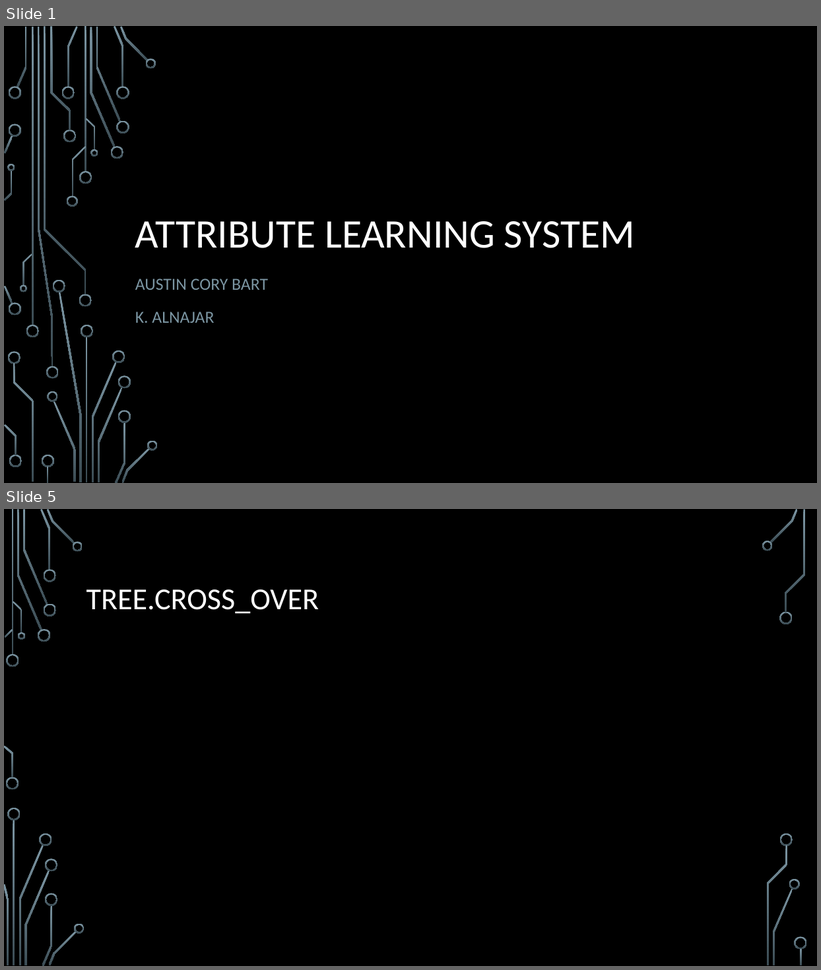
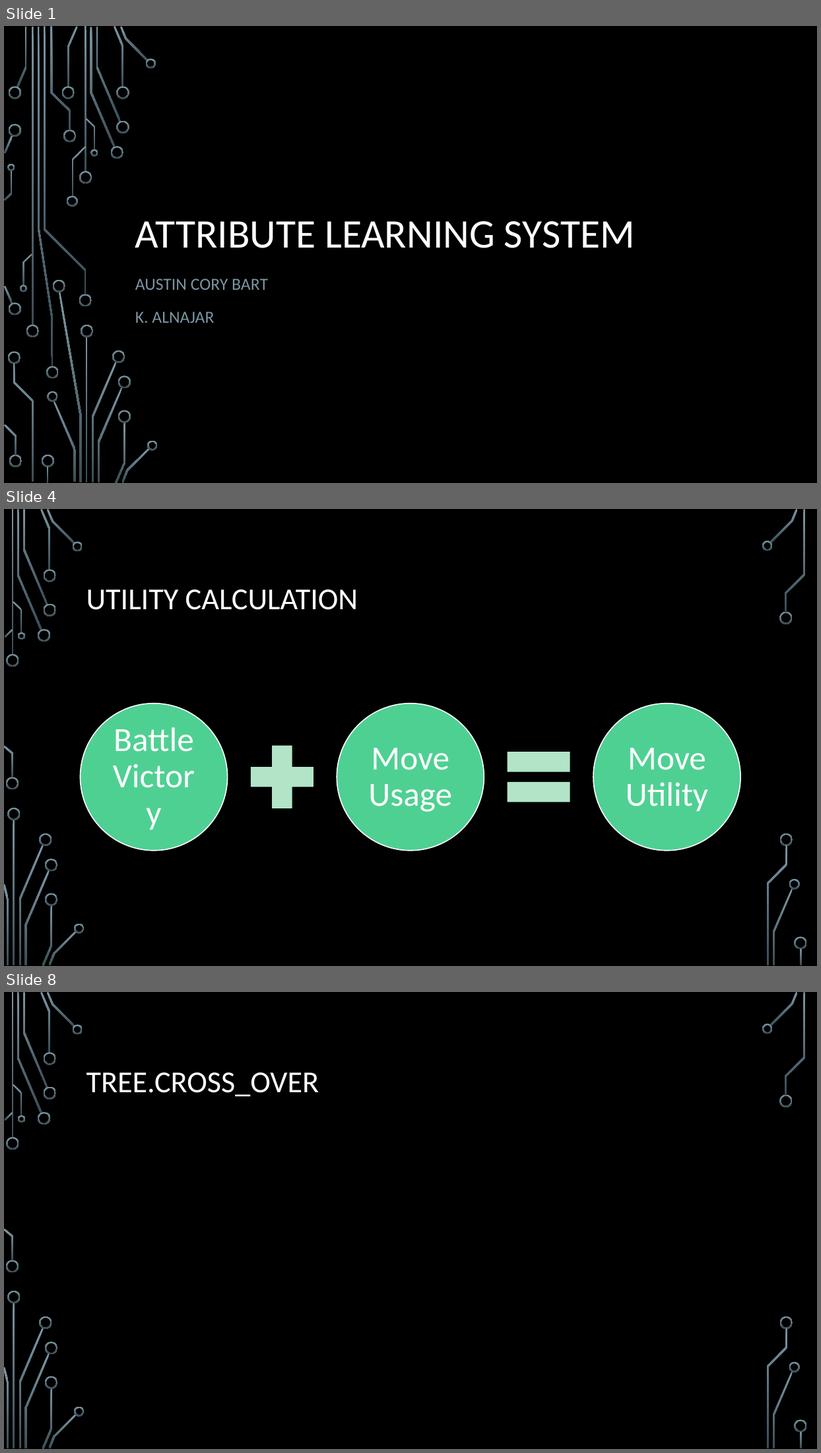
Before and after one commit to acbart/attribute-learning-system, a slide deck: presentation/Attribute Learning System Presentation.pptx. Shown one above the other, each under a label of ours: slides 1 and 5 before the commit, slides 1, 4 and 8 after it; the slides between them are not shown. The pictures are 821x970 and 821x1453 pixels, drawn with LibreOffice and Linux fonts; fonts in the diff are those of the drawing; background and template pictures are left out. Boxes give left, top, right and bottom in pixels: in the first picture for what was removed or moved away, otherwise in the second. Text is boxed around its words. In the diff, an @@ line names an element or a change of style, - is before the commit and + after.

```diff
--- a/presentation/Attribute Learning System Presentation.pptx
+++ b/presentation/Attribute Learning System Presentation.pptx
@@ slide 4 added at (4,509,817,966), background picture (left out); not listed: 36 template elements that a slide beside it also shows @@
@@ title added at (86,590,358,610), 36 pt, text #FFFFFF @@
+UTILITY CALCULATION
@@ group added at (81,704,741,851): 3 ellipses, 3 texts, 1 plus sign, 1 math equal @@
+Battle Victory
+Move Usage
+Move Utility
@@ what was slide 5 is now slide 8 @@
```
Also in this commit, not shown: 2 slides changed, 5 other slides added, 1 other file.
